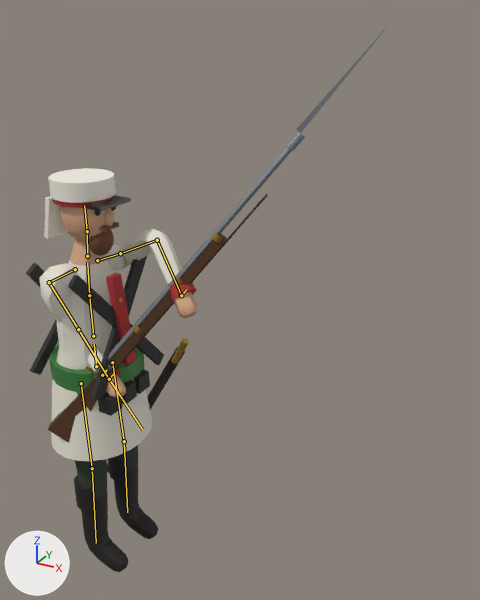
The glTF model models/era2/rus2_sarboz.glb as it was, and as the next commit left it.
Before and after are seen from a 50 mm lens placed at (1.69, -1.84, 2.33), pointed at (0.54, 0.25, 1.28). Arrows for +X, +Y and +Z are at lower left; the lights stay in place. The picture after the commit comes second. Both versions are drawn at frame 1 of the action 'Cheer'; the numbers are the values there. The bones that change, and the others that lie on the model, are drawn over the model as lines.

Objects in the first picture: 'Body', 'Rifle'.
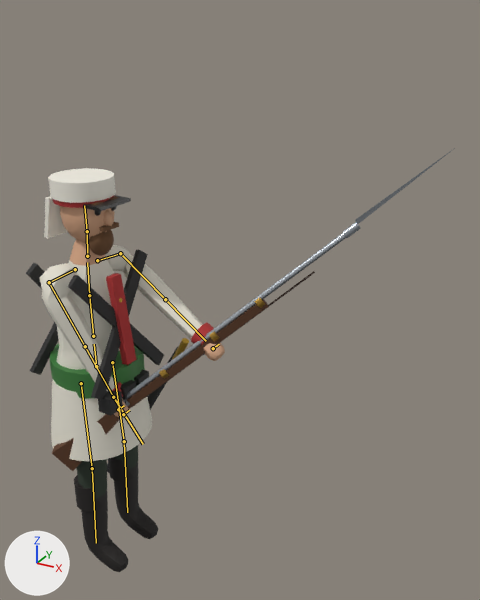
Boxes (x1, y1, x2, y2) around the edits, measured in the pictures (480 x 600 px):
'Body', posed (16% wider): before (26, 168, 198, 572); after (26, 168, 225, 572)
'Rifle', posed (19% wider, 23% shorter): before (48, 27, 387, 443); after (52, 149, 454, 471)
bone 'UpperArm.L', root to tip: before (120, 253) to (157, 240); after (120, 253) to (165, 299)
bone 'ForeArm.L', root to tip: before (157, 240) to (181, 295); after (165, 299) to (206, 341)
bone 'UpperArm.R', root to tip: before (49, 282) to (78, 329); after (49, 282) to (85, 346)
bone 'ForeArm.R', root to tip: before (78, 329) to (109, 379); after (85, 346) to (113, 397)
bone 'Rifle', root to tip: before (102, 375) to (107, 369); after (118, 409) to (124, 405)

What changed in the scene script:
```text
Change bone_upperarm_l:
    where bone_upperarm_l = bpy.data.objects['Rig'].pose.bones['UpperArm.L']  # child of 'Shoulder.L'
    bone_upperarm_l.rotation_quaternion: (0.25, 0.68, 0.461, -0.514) -> (0.381, 0.418, 0.771, -0.292)  # degrees (21, 112, -97) -> degrees (14, 124, -50)
Change bone_forearm_l:
    where bone_forearm_l = bpy.data.objects['Rig'].pose.bones['ForeArm.L']  # child of 'UpperArm.L'
    bone_forearm_l.rotation_quaternion: (0.855, -0.372, 0.0, -0.361) -> (0.998, 0.045, 0.0, 0.043)  # degrees (-41, -16, -40) -> degrees (5, 0, 5)
Change bone_upperarm_r:
    where bone_upperarm_r = bpy.data.objects['Rig'].pose.bones['UpperArm.R']  # child of 'Shoulder.R'
    bone_upperarm_r.rotation_quaternion: (0.91, 0.282, 0.279, 0.12) -> (0.91, 0.218, 0.337, -0.102)  # degrees (40, 26, 25) -> degrees (26, 41, -3)
Change bone_forearm_r:
    where bone_forearm_r = bpy.data.objects['Rig'].pose.bones['ForeArm.R']  # child of 'UpperArm.R'
    bone_forearm_r.rotation_quaternion: (0.869, 0.084, -0.002, -0.487) -> (0.998, -0.054, 0.025, 0.033)  # degrees (9, 5, -58) -> degrees (-6, 3, 4)
Change bone_rifle:
    where bone_rifle = bpy.data.objects['Rig'].pose.bones['Rifle']  # child of 'Chest'
    bone_rifle.location: (-0.03, -0.12, -0.34) -> (-0.06, -0.08, -0.5)
    bone_rifle.rotation_quaternion: (0.864, 0.403, 0.127, 0.273) -> (0.894, 0.308, 0.106, 0.308)  # degrees (50, 0, 35) -> degrees (38, 0, 38)
```
